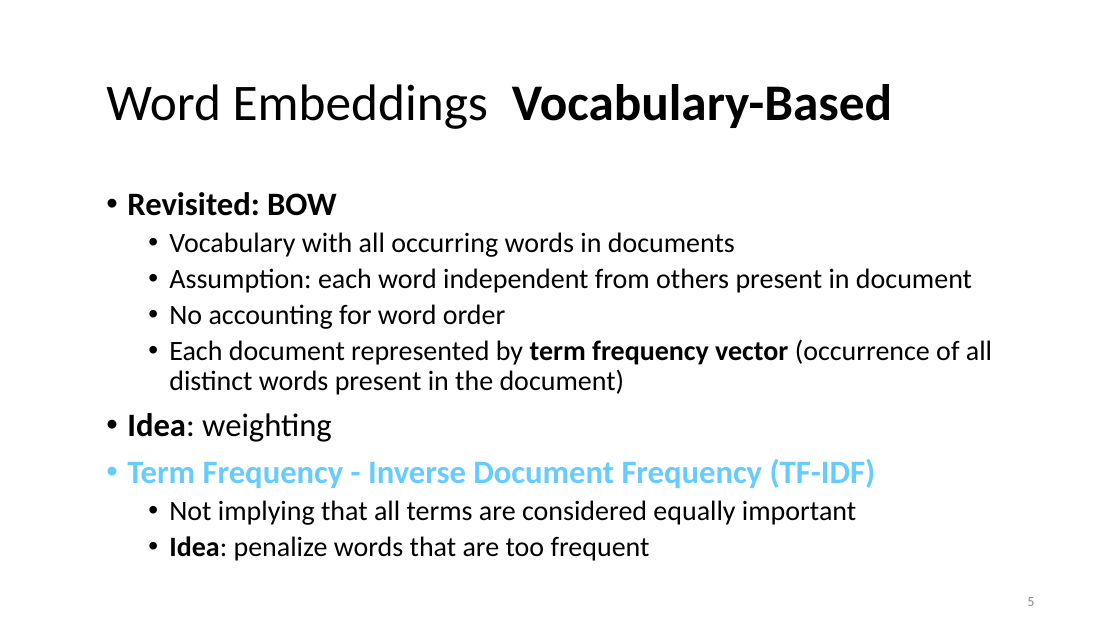
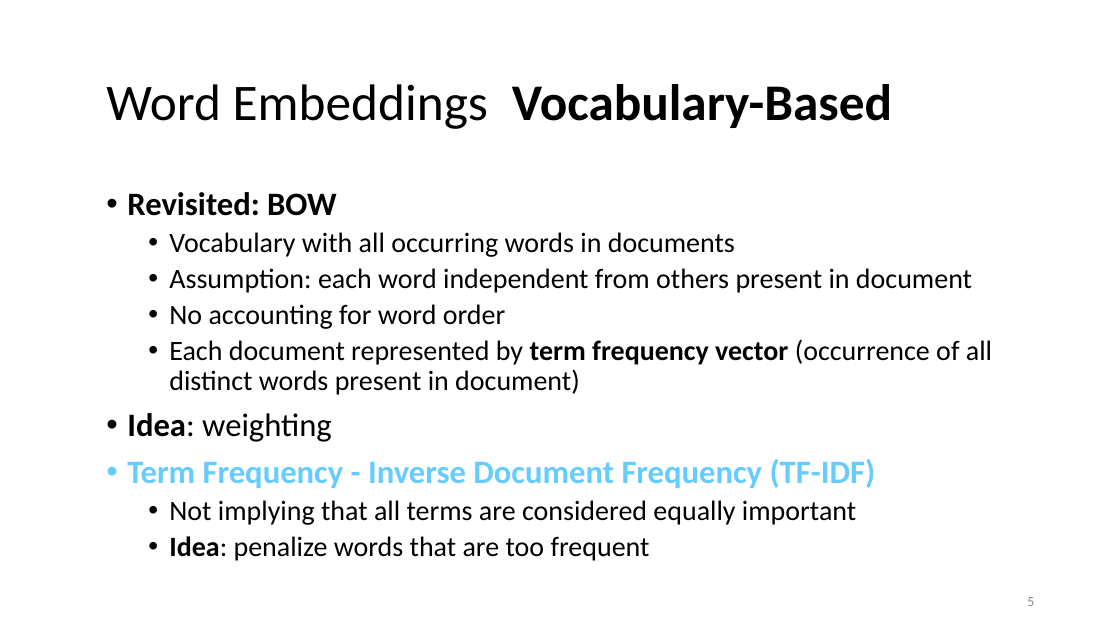
Before and after one commit to lisa-wm/consulting, a slide deck: slide 5 of 5_seminar/Contents_Part_02/slides/slides_II_3.pptx. Drawn at 1120x630 pixels with LibreOffice and Linux fonts; fonts in the diff are those of the drawing. Boxes give left, top, right and bottom in pixels: in the first picture for what was removed or moved away, otherwise in the second. Text is boxed around its words. In the diff, an @@ line names an element or a change of style, - is before the commit and + after.

```diff
--- a/5_seminar/Contents_Part_02/slides/slides_II_3.pptx
+++ b/5_seminar/Contents_Part_02/slides/slides_II_3.pptx
@@ text at bbox=[169, 339, 992, 395]: text changed @@
-  • Each document represented by term frequency vector (occurrence of all distinct words present in the document)
+  • Each document represented by term frequency vector (occurrence of all distinct words present in document)
```
Also in this commit, not shown: 6 other slides changed, 5 other files.
